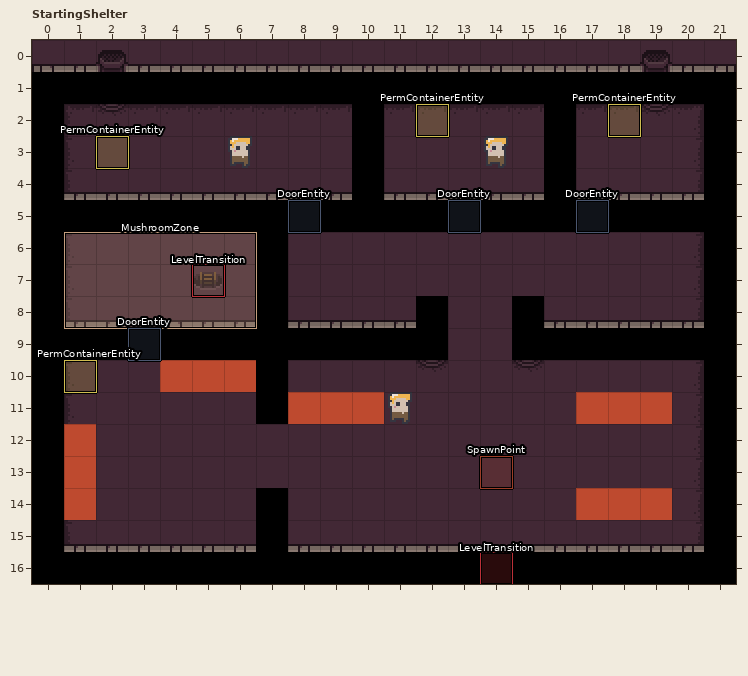
LDtk project: assets/maps/ldtk/test.ldtk. Above: the version before the commit.
Cells are 16x16 px. Shown: StartingShelter x 0..21, y 0..16.
The result:
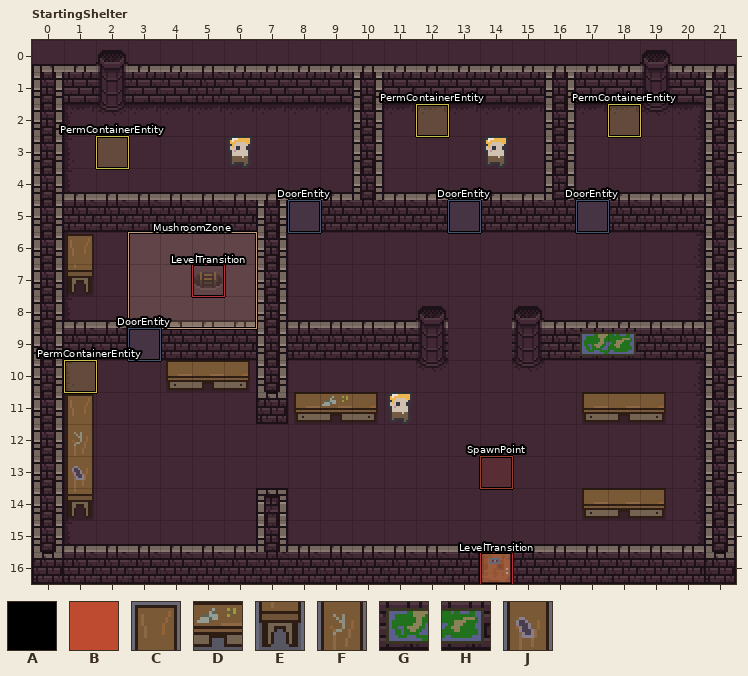
Key: from "Collision": A 1 "col_vis", B 2 "col"; from "Mainsheet": C 66, D 103, E 146, F 186, G 197, H 198, J 226.
_ is an empty cell, # one hidden under a higher layer.
Objects are placed by their top-left corner, in cells (3,4 is the top-left corner of cell 3,4); size is 1x1 cell unless given.
Edits made:
Layer "TerrainUpper":
y 6: x 1 _ -> C
y 7: x 1 _ -> E
y 9: x 17..18 ## -> GH
y 11: x 1 _ -> C; x 9 # -> D
y 12: x 1 # -> F
y 13: x 1 # -> J
Layer "Collision" (now hidden):
y 1: x 0..21 AAAAAAAAAAAAAAAAAAAAAA -> ______________________
y 2..4: x 0 A -> _; x 10 A -> _; x 16 A -> _; x 21 A -> _
y 5: x 0..21 AAAAAAAAAAAAAAAAAAAAAA -> ______________________
y 6..7: x 0 A -> _; x 7 A -> _; x 21 A -> _
y 8: x 0 A -> _; x 7 A -> _; x 12 A -> _; x 15 A -> _; x 21 A -> _
y 9: x 0..12 AAAAAAAAAAAAA -> _____________; x 15..21 AAAAAAA -> _______
y 10: x 0 A -> _; x 4..7 BBBA -> ____; x 21 A -> _
y 11: x 0 A -> _; x 7..10 ABBB -> ____; x 17..19 BBB -> ___; x 21 A -> _
y 12..13: x 0..1 AB -> __; x 21 A -> _
y 14: x 0..1 AB -> __; x 7 A -> _; x 17..19 BBB -> ___; x 21 A -> _
y 15: x 0 A -> _; x 7 A -> _; x 21 A -> _
y 16: x 0..21 AAAAAAAAAAAAAAAAAAAAAA -> ______________________
Layer "Entities":
changed: "MushroomZone" rectangle at 1,6 size 6x3 -> "MushroomZone" rectangle at 3,6 size 4x3
